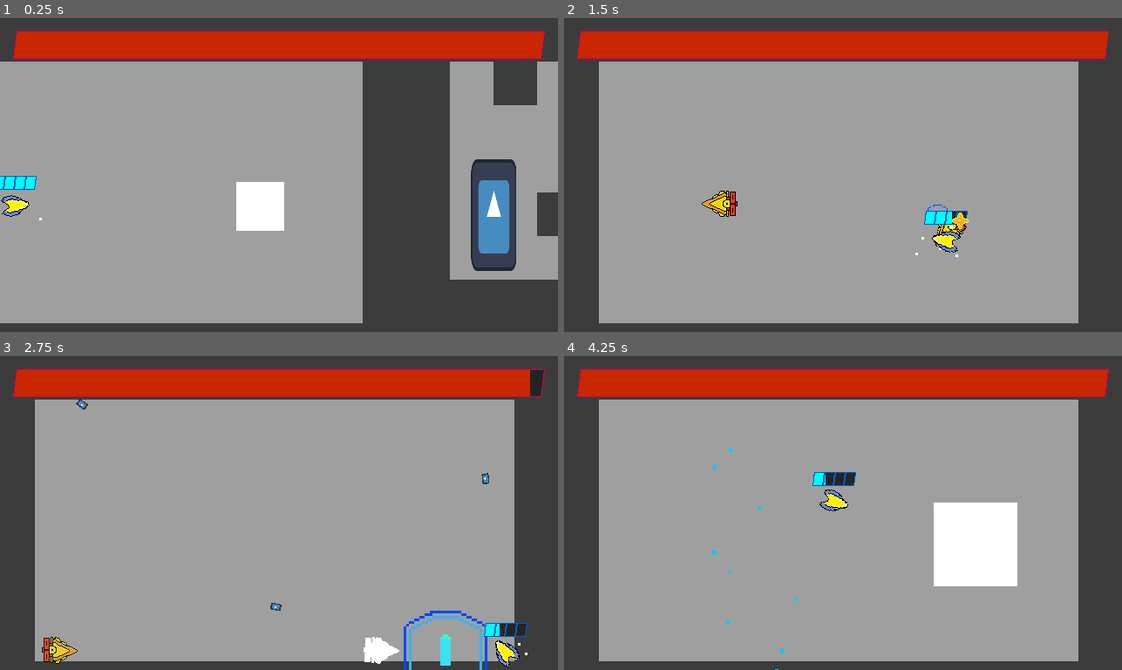
Above: before the commit, frames 1-4 (two rows, left to right).
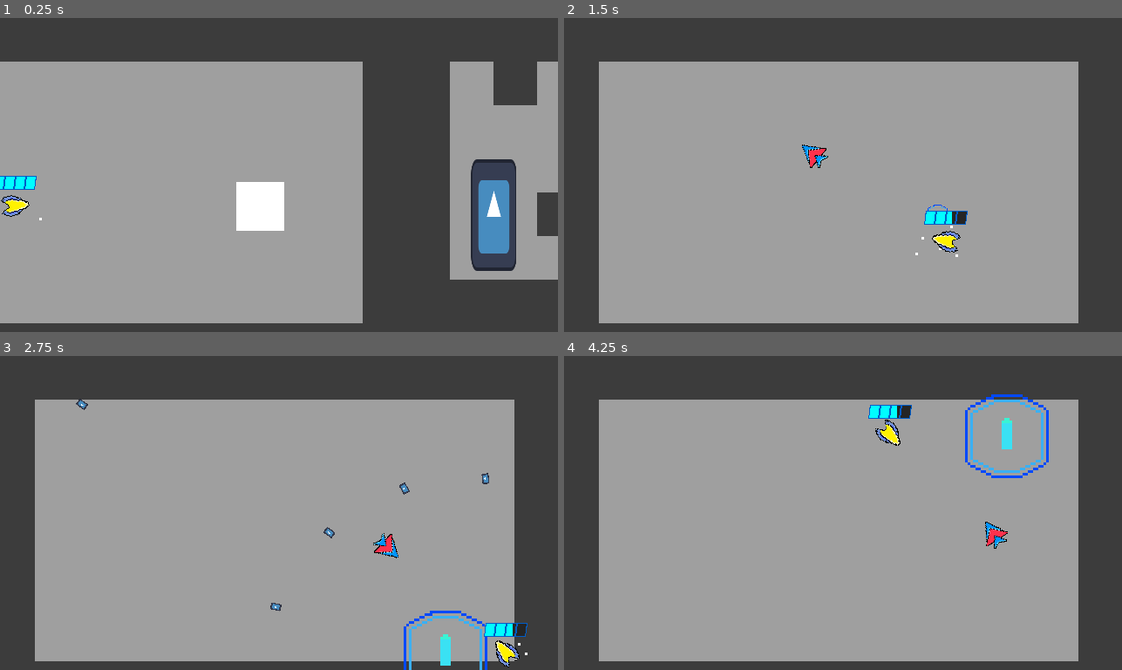
Above: after the commit, the same moments.

Repository: Nick98765432/Space-Blast
Game: Godot game, scene res://Levels/Level levels/node_2d.tscn
The game is run twice, just before and just after one commit, with the same random seed, the same clock (stepped at 60 frames per second) and the same inputs. The engine's default icon, where the game draws it, is replaced by a stand-in: a white triangle on a blue panel in a dark square. Sound files missing from this copy of the repository are replaced by a short silence.
Inputs (mouse positions are in pixels of both pictures, inside the frame that each line leads up to):
- Up to frame 1 (0.25 s): no input
- Up to frame 2 (1.5 s): move the mouse to (965, 159) at 0.52 s; hold D (right) 0.53-1.28 s; tap Space (parry) at 0.6 s; tap 1 (shot) at 0.8, 1.35 s; move the mouse to (731, 190) at 1.27 s; hold S (down) from 1.28 s (still down)
- Up to frame 3 (2.75 s): tap Space (parry) at 1.55 s; move the mouse to (334, 443) at 2.02 s; release S (down) at 2.03 s; hold D (right) from 2.03 s (still down); right-click (334, 443) at 2.1 s; tap 1 (shot) at 2.3 s
- Up to frame 4 (4.25 s): move the mouse to (815, 575) at 2.77 s; release D (right) at 2.78 s; hold W (up) 2.78-3.53 s; tap 3 (fullAuto) at 2.85 s; tap Space (parry) at 3.05 s; move the mouse to (1010, 560) at 3.52 s; hold A (left) from 3.53 s (still down); tap E (interact) at 3.6 s; tap 1 (shot) at 3.8 s; tap R (restart) at 4.15 s

The runs differ from the first frame. In frame 1, 8.4% of the frame differs, in the area x 2-98%, y 4-14%; in frame 2, 9.2%; in frame 3, 9.5%; in frame 4, 14%, in the area x 2-98%, y 4-100%.

Commit message:
components again
continuted updating compenents as well as reprogramming existing enemies to work with them

Diff:
--- a/Enemies/Components/v_2_brain.gd
+++ b/Enemies/Components/v_2_brain.gd
@@ -9,6 +9,7 @@
 var state = 1
 var parent: CharacterBody2D
 var player: Player
+@export var distance: float = 120
 @export var speed: float = 3600
 @onready var paths: = $Paths.get_children()
 @onready var dir_timer: Timer = $dirTimer
@@ -23,17 +24,16 @@
 	for i in paths.size():
 		paths[i].target_position = paths[i].target_position.rotated(deg_to_rad(i * (360/paths.size())))
 
-func _physics_process(delta: float) -> void:
-	await get_tree().create_timer(0.01).timeout
+func move():
 	center = player.current + player.screenSize * 0.5
 	movementDir = to_local(player.global_position).normalized()
 	if state == 1:
-		if parent.global_position.distance_to(player.global_position) < 120:
+		if parent.global_position.distance_to(player.global_position) < distance:
 			findPath(180)
 		else:
 			findPath(0)
 	if state == 2:
-		parent.velocity += dir * speed * 1.25 * delta
+		parent.velocity += dir * speed * 1.25 * get_physics_process_delta_time()
 	parent.velocity *= 0.7225
 	parent.move_and_slide()
 
@@ -42,7 +42,7 @@
 	for i in paths.size():
 		paths[i].weight = cos(paths[i].target_position.normalized().angle_to(movementDir.rotated(deg_to_rad(dir))))
 		paths[i].weight += cos(paths[i].target_position.normalized().angle_to(movementDir.rotated(deg_to_rad(sideDir))))
-		paths[i].weight += cos(paths[i].target_position.normalized().angle_to(movementDir.rotated(to_local(center).angle())))
+		paths[i].weight += cos(paths[i].target_position.normalized().angle_to((to_local(center)))) * 0.5
 		if paths[i].is_colliding():
 			if i - 1 >= 0:
 				paths[i - 1].weight -= 3
--- a/Enemies/Scenes/DashGuy.tscn
+++ b/Enemies/Scenes/DashGuy.tscn
@@ -1,13 +1,12 @@
-[gd_scene load_steps=24 format=3 uid="uid://dlsq1o0y6vrt"]
+[gd_scene load_steps=15 format=3 uid="uid://dlsq1o0y6vrt"]
 
 [ext_resource type="Script" path="res://Enemies/dash_guy.gd" id="1_fmvda"]
 [ext_resource type="Texture2D" uid="uid://cxyqnx6xehoc5" path="res://Enemies/Sprites and Assets/DashGuy.png" id="2_tmatv"]
-[ext_resource type="Texture2D" uid="uid://b3ct4sarc83iu" path="res://Enemies/attacks/Sprites and assets/parriable.png" id="3_fq21g"]
-[ext_resource type="Texture2D" uid="uid://c0nck4toihkvd" path="res://Enemies/attacks/Sprites and assets/unparriable.png" id="4_l2aw4"]
+[ext_resource type="PackedScene" uid="uid://vk8r8f8b2e7x" path="res://Enemies/Components/attacks.tscn" id="3_8p0md"]
 [ext_resource type="Script" path="res://Enemies/health.gd" id="4_p17o5"]
-[ext_resource type="Texture2D" uid="uid://bptlyltdkkd46" path="res://Enemies/Sprites and Assets/Explode.png" id="5_8vsm7"]
-[ext_resource type="AudioStream" uid="uid://ceq45fr44qmqb" path="res://Sounds/SFX/dash.wav" id="6_tvtlu"]
-[ext_resource type="AudioStream" uid="uid://bqc34322q7ufl" path="res://Sounds/SFX/beep.wav" id="8_qp72s"]
+[ext_resource type="PackedScene" uid="uid://cp1xd2tlpbi6t" path="res://Enemies/Components/particles.tscn" id="4_w0h5t"]
+[ext_resource type="PackedScene" uid="uid://c06hquc6cp2ot" path="res://Enemies/Components/sounds.tscn" id="5_gqyek"]
+[ext_resource type="PackedScene" uid="uid://dfdw1m722hj0g" path="res://Enemies/Components/v_2_brain.tscn" id="6_037e2"]
 
 [sub_resource type="Shader" id="Shader_cb8et"]
 code = "shader_type canvas_item;
@@ -34,19 +33,6 @@
 [sub_resource type="CircleShape2D" id="CircleShape2D_04dwh"]
 radius = 56.5454
 
-[sub_resource type="Curve" id="Curve_3x88u"]
-_data = [Vector2(0, 1), 0.0, 0.0, 0, 0, Vector2(0.288732, 1), 0.0, 0.0, 0, 0, Vector2(1, 0), 0.0, 0.0, 0, 0]
-point_count = 3
-
-[sub_resource type="CurveTexture" id="CurveTexture_ekiq8"]
-curve = SubResource("Curve_3x88u")
-
-[sub_resource type="ParticleProcessMaterial" id="ParticleProcessMaterial_k60hu"]
-particle_flag_disable_z = true
-emission_shape_offset = Vector3(10, -3, 0)
-gravity = Vector3(0, 0, 0)
-alpha_curve = SubResource("CurveTexture_ekiq8")
-
 [sub_resource type="Curve" id="Curve_wbluo"]
 _data = [Vector2(0, 1), 0.0, 0.0, 0, 0, Vector2(1, 0), 0.0, 0.0, 0, 0]
 point_count = 2
@@ -60,37 +46,6 @@
 scale_min = 100.0
 scale_max = 100.0
 scale_curve = SubResource("CurveTexture_r2vwb")
-
-[sub_resource type="CanvasItemMaterial" id="CanvasItemMaterial_rewse"]
-particles_animation = true
-particles_anim_h_frames = 12
-particles_anim_v_frames = 1
-particles_anim_loop = false
-
-[sub_resource type="Curve" id="Curve_506ki"]
-_data = [Vector2(0.028169, 1), 0.0, 0.0, 0, 0, Vector2(0.535211, 1), 0.0, 0.0, 0, 0, Vector2(1, 0), 0.0, 0.0, 0, 0]
-point_count = 3
-
-[sub_resource type="CurveTexture" id="CurveTexture_grgwl"]
-curve = SubResource("Curve_506ki")
-
-[sub_resource type="ParticleProcessMaterial" id="ParticleProcessMaterial_opeue"]
-particle_flag_disable_z = true
-emission_shape = 1
-emission_sphere_radius = 45.0
-gravity = Vector3(0, 0, 0)
-alpha_curve = SubResource("CurveTexture_grgwl")
-anim_speed_min = 1.0
-anim_speed_max = 1.0
-
-[sub_resource type="ParticleProcessMaterial" id="ParticleProcessMaterial_d4os4"]
-particle_flag_disable_z = true
-spread = 180.0
-initial_velocity_min = 484.85
-initial_velocity_max = 621.21
-gravity = Vector3(0, 0, 0)
-scale_min = 3.0
-scale_max = 5.0
 
 [sub_resource type="CircleShape2D" id="CircleShape2D_jma4l"]
 radius = 19.0
@@ -113,47 +68,12 @@
 
 [node name="pathfinding" type="NavigationAgent2D" parent="."]
 
-[node name="parryTele" type="GPUParticles2D" parent="."]
-z_index = 1
-emitting = false
-amount = 1
-process_material = SubResource("ParticleProcessMaterial_k60hu")
-texture = ExtResource("3_fq21g")
-lifetime = 0.2
-one_shot = true
-
-[node name="unparryTele" type="GPUParticles2D" parent="."]
-z_index = 1
-emitting = false
-amount = 1
-process_material = SubResource("ParticleProcessMaterial_k60hu")
-texture = ExtResource("4_l2aw4")
-lifetime = 0.2
-one_shot = true
-
 [node name="spawnPart" type="GPUParticles2D" parent="."]
 emitting = false
 amount = 1
 process_material = SubResource("ParticleProcessMaterial_e5hyn")
 lifetime = 0.5
 one_shot = true
-
-[node name="Explode1" type="GPUParticles2D" parent="."]
-material = SubResource("CanvasItemMaterial_rewse")
-emitting = false
-amount = 3
-process_material = SubResource("ParticleProcessMaterial_opeue")
-texture = ExtResource("5_8vsm7")
-one_shot = true
-explosiveness = 1.0
-
-[node name="Explode2" type="GPUParticles2D" parent="."]
-self_modulate = Color(1, 0.760784, 0, 1)
-emitting = false
-amount = 40
-process_material = SubResource("ParticleProcessMaterial_d4os4")
-one_shot = true
-explosiveness = 1.0
 
 [node name="lineOfSight" type="RayCast2D" parent="."]
 
@@ -162,7 +82,7 @@
 autostart = true
 
 [node name="attackTimer" type="Timer" parent="."]
-wait_time = 0.3
+wait_time = 0.5
 one_shot = true
 
 [node name="hitbox" type="Area2D" parent="." groups=["enemies"]]
@@ -170,14 +90,15 @@
 [node name="CollisionShape2D" type="CollisionShape2D" parent="hitbox"]
 shape = SubResource("CircleShape2D_jma4l")
 
-[node name="Sounds" type="Node2D" parent="."]
+[node name="Attacks" parent="." instance=ExtResource("3_8p0md")]
 
-[node name="dashSFX" type="AudioStreamPlayer" parent="Sounds"]
-stream = ExtResource("6_tvtlu")
-volume_db = -7.0
+[node name="Particles" parent="." instance=ExtResource("4_w0h5t")]
 
-[node name="beep" type="AudioStreamPlayer" parent="Sounds"]
-stream = ExtResource("8_qp72s")
+[node name="Sounds" parent="." instance=ExtResource("5_gqyek")]
+
+[node name="v2Brain" parent="." instance=ExtResource("6_037e2")]
+distance = 100.0
+speed = 2400.0
 
 [node name="healthHandler" type="Node2D" parent="."]
 script = ExtResource("4_p17o5")
--- a/Enemies/dash_guy.gd
+++ b/Enemies/dash_guy.gd
@@ -1,75 +1,56 @@
 extends CharacterBody2D
 
+var movement: bool = true
 var dead = false
+var attackType: int = 0
 var speed = 1000
 var sideDir: float
 var movementDir
 var attackDir
-var isParryable: bool = false
-var isAttacking: bool = false
-var damageDone: bool = false
 var pos: Vector2
-var attackType: int
-var chosen: bool = false
 @export var player: Player
 @onready var pathfinding: NavigationAgent2D = $pathfinding
 @onready var line_of_sight: RayCast2D = $lineOfSight
 @onready var sight_timer: Timer = $sightTimer
 @onready var enemy_sprite: Sprite2D = $enemySprite
-@onready var parry_tele: GPUParticles2D = $parryTele
-@onready var unparry_tele: GPUParticles2D = $unparryTele
 @onready var attack_timer: Timer = $attackTimer
 @onready var hitbox: Area2D = $hitbox
 @onready var health_handler: Node2D = $healthHandler
-@onready var dash_sfx: AudioStreamPlayer = $Sounds/dashSFX
-@onready var beep: AudioStreamPlayer = $Sounds/beep
-
+@onready var attacks: AttacksComp = $Attacks
+@onready var particles: Particles = $Particles
+@onready var sounds: Sounds = $Sounds
+@onready var brain: v2Brain = $v2Brain
 
 
 func _ready() -> void:
-	$spawnPart.emitting = true
+	particles.spawn_part.emitting = true
 	makePath()
-	changeDir()
+
 
 
 func _physics_process(delta: float) -> void:
 	if not dead:
 		await get_tree().create_timer(0.5).timeout
 		movementDir = to_local(player.global_position).normalized()
-		enemy_sprite.look_at(player.global_position)
-		parry_tele.rotation = enemy_sprite.rotation
-		unparry_tele.rotation = enemy_sprite.rotation
+		particles.parry_tele.rotation = enemy_sprite.rotation
+		particles.unparry_tele.rotation = enemy_sprite.rotation
 		line_of_sight.target_position = to_local(player.global_position)
 		line_of_sight.force_raycast_update()
+		if not attacks.isAttacking:
+			enemy_sprite.look_at(player.global_position)
 		#checks for line of sight. if not, pathfind until line of sight is achieved, otherwise movetoward player
 		if line_of_sight.get_collider() == player:
-			if attack_timer.time_left <= 0 and not(isAttacking) and not(chosen) and (not player.targeted) and not(dead):
-				chosen = true
+			if (not attacks.chosen) and (not player.targeted):
+				attack_timer.start()
+				attacks.chosen = true
 				player.targeted = true
-				if (not dead):
-					attack_timer.start()
-					if global_position.distance_to(player.global_position) <= 150:
-						parry_tele.restart()
-						attackType = 1
-					else:
-						unparry_tele.restart()
-						attackType = 2
-					beep.play()
-			else:
-				velocity += -enemy_sprite.transform.x * speed * delta
-				velocity += enemy_sprite.transform.x.rotated(deg_to_rad(sideDir)) * speed * delta
+			if movement:
+				brain.move()
 
 		else:
 			enemy_sprite.look_at(pathfinding.get_next_path_position())
 			var dir = to_local(pathfinding.get_next_path_position()).normalized()
 			velocity += (speed) * dir * delta
-		#attack
-		if isAttacking:
-			#attack code for the acutal dash
-			if attackType == 1:
-				attack(true)
-			elif attackType == 2:
-				attack(false)
 
 		velocity *= 0.85
 		move_and_slide()
@@ -81,50 +62,19 @@
 	makePath()
 
 func _on_attack_timer_timeout() -> void:
-	#acutal attack
+	movement = false
 	player.targeted = false
-	isAttacking = true
-	damageDone = false
-	isParryable = true
-	attackDir = movementDir
-	pos = player.global_position
-	dash_sfx.play()
-	#signals to attack in process and turns it off after timer
+	if global_position.distance_to(player.global_position) <= 150:
+		attackType = 1
+	else:
+		attackType = 2
 	if attackType == 1:
+		attacks.dash(true, false)
 		await get_tree().create_timer(0.5).timeout
-	if attackType == 2:
-		await get_tree().create_timer(1).timeout
-	changeDir()
-	isAttacking = false
-	isParryable = false
-	await get_tree().create_timer(0.5).timeout
-	chosen = false
-
-func attack(parry):
-	#tells how to dash
-	velocity = attackDir * 24000 * 0.016667
-	enemy_sprite.look_at(to_global(velocity))
-	for i in hitbox.get_overlapping_bodies():
-		if i is Player:
-			if not dead:
-				if parry:
-					if i.parry:
-						if isParryable:
-							health_handler.parried()
-							damageDone = true
-					else:
-						if not(damageDone):
-							i.damage(30)
-							damageDone = true
-				else:
-					if not(damageDone):
-						i.damage(30)
-						damageDone = true
-
-			break
-
-func changeDir():
-	if randi_range(0, 1) == 1:
-		sideDir = 90
-	else:
-		sideDir = 270
+	elif attackType == 2:
+		attacks.dash(false, false)
+		await get_tree().create_timer(0.7).timeout
+	movement = true
+	attacks.done()
+	await get_tree().create_timer(randf_range(0.3,0.4)).timeout
+	attacks.comboDone()
--- a/Enemies/gun_man.gd
+++ b/Enemies/gun_man.gd
@@ -18,14 +18,12 @@
 @onready var sounds: Node2D = $Sounds
 @onready var attacks: AttacksComp = $Attacks
 @onready var particles: Particles = $Particles
+@onready var hitbox: Area2D = $hitbox
 @onready var brain: v2Brain = $v2Brain
-@onready var hitbox: Area2D = $hitbox
-
 
 
 func _ready() -> void:
 	particles.spawn_part.emitting = true
-	makePath()
 
 
 func _physics_process(delta: float) -> void:
@@ -35,14 +33,8 @@
 		particles.parry_tele.rotation = enemy_sprite.rotation
 		if shot_cool.time_left <= 0 and not attacking:
 			shot_cool.start()
-		#outside of the line of sight code cause it has to override pathfinding
+		brain.move()
 		move_and_slide()
-
-func makePath():
-	pathfinding.target_position = player.global_position
-
-func _on_sight_timer_timeout() -> void:
-	makePath()
 
 func _on_shot_cool_timeout() -> void:
 	if dead == false:
--- a/Enemies/health.gd
+++ b/Enemies/health.gd
@@ -40,8 +40,8 @@
 			if player.enemyCount == 0:
 				player.encounter.y += 1
 				Signals.change.emit()
-			$"../Explode1".emitting = true
-			$"../Explode2".emitting = true
+			get_parent().particles.death.emitting = true
+			get_parent().particles.explode_2.emitting = true
 			parent.enemy_sprite.hide()
 			await get_tree().create_timer(1).timeout
 			player.bossBarCount -= 1
--- a/Levels/Level levels/node_2d.tscn
+++ b/Levels/Level levels/node_2d.tscn
@@ -311,8 +311,7 @@
 
 [node name="Spawner41" parent="." node_paths=PackedStringArray("player") instance=ExtResource("5_mnti6")]
 position = Vector2(-168, 216)
-bar = true
-type = 9
+type = 5
 player = NodePath("../Player")
 
 [node name="Spawner42" parent="." node_paths=PackedStringArray("player") instance=ExtResource("5_mnti6")]
